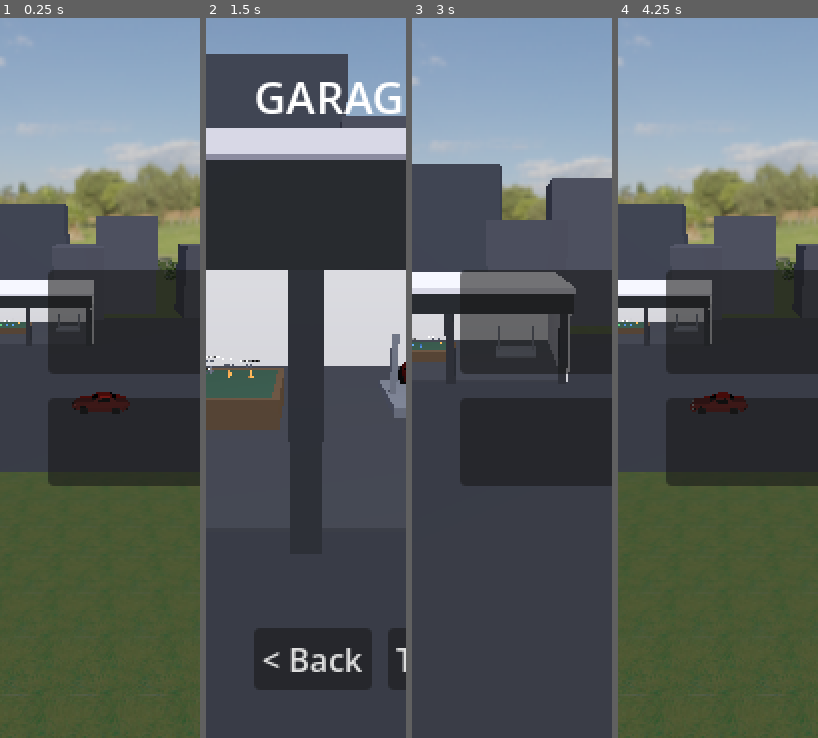
Above: before the commit, frames 1-4 (left to right).
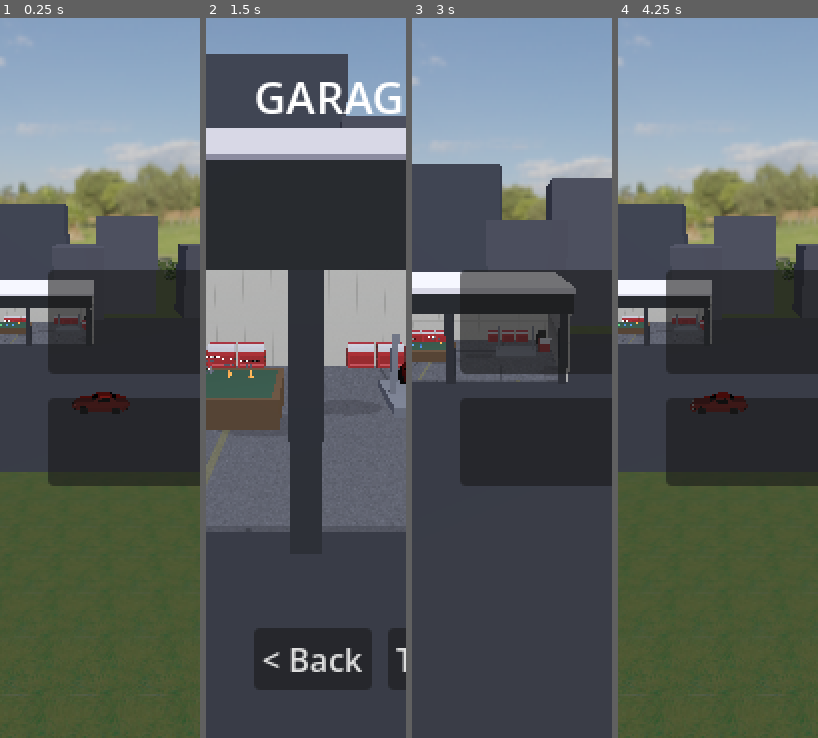
Above: after the commit, the same moments.

Repository: felixxwu/TAPPA
Game: Godot game, scene res://hq.tscn
Same seed, same stepped clock (60 frames per second), same inputs: the game is played once before the commit and once after it.
Inputs (mouse positions are in pixels of both pictures, inside the frame that each line leads up to):
- Up to frame 1 (0.25 s): no input
- Up to frame 2 (1.5 s): tap Enter (menu_select) at 0.5 s; move the mouse to (350, 342) at 0.52 s; hold Right (menu_right) 0.53-1.25 s; tap C (cycle_camera) at 0.6 s; click (350, 342) at 0.67 s; drag from (266, 414) to (296, 522) at 1.27 s
- Up to frame 3 (3 s): tap R (reset_car) at 2 s; move the mouse to (532, 219) at 2.02 s; hold Right (menu_right) 2.03-2.75 s; tap T (toggle_gearbox) at 2.1 s; click "< Back" at 2.75 s
- Up to frame 4 (4.25 s): drag from (708, 522) to (658, 270) at 3.52 s

The runs differ from the first frame. In frame 1, 0.9% of the frame differs, in the area x 0-47%, y 38-46%; in frame 2, 23%, in the area x 0-100%, y 35-72%; in frame 3, 2.0%; in frame 4, 0.9%.

Commit message:
Furnish garage interior with textures + props
Make the garage read as lived-in: add procedural interior textures and
furnishings while keeping the bay centres clear for the HQ's map table and
tuning lift.

- tools/gen_garage_textures.py: pure-PIL generator for textures/garage_*.png
  (concrete floor with joints/stains/bay-line, panelled scuffed walls, red
  tool-chest front, pegboard, worn workbench wood).
- scripts/garage.gd: _tex_mat/_tex_block helpers (fall back to a tint if an
  import is missing); textured floor + walls; _build_interior_props adds a run
  of tool chests + pegboard along each bay's back wall, a workbench down the
  left wall, and a rolling chest + tyre stack down the right.
- tests/headless/test_garage.gd: assert textured surfaces, tool chests and the
  tyre stack (still no branding); 9/9 pass.
- features/garage.md: document the textures + furnishings.
- docs/garage/*.png: re-rendered standalone + in-context HQ views.

Co-Authored-By: Claude Opus 4.8 <noreply@anthropic.com>
Claude-Session: https://claude.ai/code/session_011T4oyPkxJiwTGgJmH74Zf2

Diff:
--- a/rally/scripts/garage.gd
+++ b/rally/scripts/garage.gd
@@ -40,6 +40,14 @@
 const C_TARMAC := Color(0.30, 0.31, 0.34)
 const C_GRAVEL := Color(0.46, 0.41, 0.34)
 
+# Procedural interior textures (generated by tools/gen_garage_textures.py). If an
+# import is missing, _tex_mat just falls back to the tint colour.
+const TEX_FLOOR := "res://textures/garage_floor.png"
+const TEX_WALL := "res://textures/garage_wall.png"
+const TEX_CABINET := "res://textures/garage_cabinet.png"
+const TEX_PEGBOARD := "res://textures/garage_pegboard.png"
+const TEX_BENCH := "res://textures/garage_bench.png"
+
 # Build the environment + interior lights by default. A host scene that already
 # provides its own lighting can set this false before adding the garage.
 @export var build_environment := true
@@ -63,6 +71,7 @@
 		_build_ground()
 	_build_structure()
 	_build_ceiling_rig()
+	_build_interior_props()
 
 
 # --- Helpers -----------------------------------------------------------------
@@ -95,6 +104,31 @@
 	return mi
 
 
+# A textured material. `uv` tiles the texture; `tint` modulates it (and is the
+# fallback colour if the texture import is missing).
+func _tex_mat(path: String, uv := Vector3.ONE, tint := Color.WHITE, rough := 0.9) -> StandardMaterial3D:
+	var m := StandardMaterial3D.new()
+	var tex := load(path) as Texture2D
+	if tex != null:
+		m.albedo_texture = tex
+	m.albedo_color = tint
+	m.uv1_scale = uv
+	m.roughness = rough
+	return m
+
+
+# A box mesh of `size` at `pos` carrying material `mat` (used for textured props).
+func _tex_block(pos: Vector3, size: Vector3, mat: Material, parent: Node3D = null) -> MeshInstance3D:
+	var mi := MeshInstance3D.new()
+	var bm := BoxMesh.new()
+	bm.size = size
+	mi.mesh = bm
+	mi.material_override = mat
+	mi.position = pos
+	(parent if parent != null else self).add_child(mi)
+	return mi
+
+
 # Total structure width across all bays + the pillars between/around them.
 func _total_width() -> float:
 	return num_bays * bay_width + (num_bays + 1) * pillar_w
@@ -162,13 +196,19 @@
 	var back_z := -bay_depth
 	var t := 0.4
 
-	# Concrete slab under the whole footprint.
-	_block(Vector3(0.0, 0.04, -bay_depth * 0.5), Vector3(w, 0.08, bay_depth), C_FLOOR)
-
-	# Back wall + side walls in off-white fabric.
-	_block(Vector3(0.0, wall_h * 0.5, back_z), Vector3(w, wall_h, t), C_WALL)
-	_block(Vector3(-w * 0.5, wall_h * 0.5, -bay_depth * 0.5), Vector3(t, wall_h, bay_depth), C_WALL)
-	_block(Vector3(w * 0.5, wall_h * 0.5, -bay_depth * 0.5), Vector3(t, wall_h, bay_depth), C_WALL)
+	# Textured concrete slab under the whole footprint (~4 m tiles).
+	var floor_mat := _tex_mat(TEX_FLOOR, Vector3(w / 4.0, bay_depth / 4.0, 1.0), Color(0.7, 0.71, 0.74))
+	_tex_block(Vector3(0.0, 0.04, -bay_depth * 0.5), Vector3(w, 0.08, bay_depth), floor_mat)
+
+	# Back + side walls: textured panels, tiled across the width but once up the
+	# height (so the scuffed bottom edge stays at the bottom).
+	var back_mat := _tex_mat(TEX_WALL, Vector3(w / 3.0, 1.0, 1.0), C_WALL)
+	_tex_block(Vector3(0.0, wall_h * 0.5, back_z), Vector3(w, wall_h, t), back_mat)
+	var side_uv := Vector3(bay_depth / 3.0, 1.0, 1.0)
+	_tex_block(Vector3(-w * 0.5, wall_h * 0.5, -bay_depth * 0.5), Vector3(t, wall_h, bay_depth),
+		_tex_mat(TEX_WALL, side_uv, C_WALL))
+	_tex_block(Vector3(w * 0.5, wall_h * 0.5, -bay_depth * 0.5), Vector3(t, wall_h, bay_depth),
+		_tex_mat(TEX_WALL, side_uv, C_WALL))
 
 	# Front pillars (the dark dividers between/around the bays).
 	for i in range(num_bays + 1):
@@ -202,3 +242,65 @@
 		lamp.omni_range = 12.0
 		lamp.light_color = Color(0.96, 0.97, 1.0)
 		add_child(lamp)
+
+
+# --- Interior props: cabinets, pegboards, workbench, tyres -------------------
+
+# Make the bays look lived-in WITHOUT blocking the centre: everything hugs the
+# back wall and the back half of the side walls, so a host scene (the HQ) can
+# still stage the map table / tuning lift in the middle of each bay.
+func _build_interior_props() -> void:
+	var w := _total_width()
+	var back := -bay_depth
+	# A run of tool chests along the back wall of every bay, with a pegboard above.
+	for i in range(num_bays):
+		var cx := _bay_center_x(i)
+		for k in [-1.0, 0.0, 1.0]:
+			_cabinet(Vector3(cx + k * 1.18, 0.55, back + 0.5))
+		_pegboard(Vector3(cx, 2.35, back + 0.16), minf(bay_width - 0.6, 3.4), 1.5)
+	# A workbench down the back of the LEFT wall, a rolling chest + tyre stack down
+	# the back of the RIGHT wall — the back half only, clear of the central staging.
+	var bench_z := back * 0.72
+	_workbench(Vector3(-w * 0.5 + 0.75, 0.0, bench_z), 3.2)
+	_cabinet(Vector3(w * 0.5 - 0.75, 0.55, bench_z + 0.6), Vector3(0.9, 1.1, 0.6))
+	_tyre_stack(Vector3(w * 0.5 - 0.85, 0.0, back + 1.0), 4)
+
+
+# A textured tool chest (drawer front faces +Z, toward the bay opening).
+func _cabinet(center: Vector3, size := Vector3(1.05, 1.0, 0.55)) -> void:
+	var mat := _tex_mat(TEX_CABINET, Vector3.ONE, Color.WHITE, 0.6)
+	_tex_block(center, size, mat)
+	# A thin dark plinth so it reads as standing on the floor.
+	_block(Vector3(center.x, 0.05, center.z), Vector3(size.x, 0.1, size.z), Color(0.1, 0.1, 0.12))
+
+
+# A perforated pegboard panel on the back wall.
+func _pegboard(center: Vector3, w: float, h: float) -> void:
+	var mat := _tex_mat(TEX_PEGBOARD, Vector3(w / 1.6, h / 1.6, 1.0), Color(0.95, 0.93, 0.9))
+	_tex_block(center, Vector3(w, h, 0.06), mat)
+
+
+# A workbench (textured top on dark legs) running along z for `length` metres.
+func _workbench(base: Vector3, length: float) -> void:
+	var top_y := 0.95
+	var depth := 0.8
+	_tex_block(Vector3(base.x, top_y, base.z), Vector3(depth, 0.1, length),
+		_tex_mat(TEX_BENCH, Vector3(depth / 1.5, length / 1.5, 1.0), Color.WHITE, 0.8))
+	var leg := Color(0.18, 0.19, 0.22)
+	for lz in [base.z - length * 0.5 + 0.2, base.z + length * 0.5 - 0.2]:
+		for lx in [base.x - depth * 0.5 + 0.1, base.x + depth * 0.5 - 0.1]:
+			_block(Vector3(lx, top_y * 0.5, lz), Vector3(0.08, top_y, 0.08), leg)
+
+
+# A stack of `count` tyres (black cylinders) in a corner.
+func _tyre_stack(base: Vector3, count: int) -> void:
+	for k in range(count):
+		var tyre := MeshInstance3D.new()
+		var cyl := CylinderMesh.new()
+		cyl.top_radius = 0.36
+		cyl.bottom_radius = 0.36
+		cyl.height = 0.26
+		tyre.mesh = cyl
+		tyre.material_override = _mat(Color(0.07, 0.07, 0.08), false, 0.95)
+		tyre.position = base + Vector3(0.0, 0.16 + k * 0.27, 0.0)
+		add_child(tyre)
--- a/rally/tests/headless/test_garage.gd
+++ b/rally/tests/headless/test_garage.gd
@@ -3,9 +3,11 @@
 # Structural smoke test for the procedural rally-team garage (scripts/garage.gd,
 # garage.tscn). The garage builds entirely from primitives in _ready with no
 # autoload dependency and no terrain generation, so it's cheap to instance here.
-# It's a deliberately bare two-bay shell, so the checks assert the structure +
-# lighting are present, the interior is EMPTY, and there's no leftover branding.
-# Building it must raise no script errors (the runner fails on any "SCRIPT ERROR").
+# It's a two-bay shell furnished to look lived-in (textured floor/walls, tool
+# chests, a workbench, a pegboard, a tyre stack) while keeping the bay centres
+# clear for the HQ's map table / tuning lift. The checks assert the structure +
+# lighting + furnishings are present and that there's no team branding. Building
+# it must raise no script errors (the runner fails on any "SCRIPT ERROR").
 
 var _garage: Node3D
 
@@ -20,6 +22,10 @@
 	_garage.free()
 
 
+func _meshes() -> Array:
+	return _garage.find_children("*", "MeshInstance3D", true, false)
+
+
 func test_garage_instantiates() -> void:
 	assert_not_null(_garage, "garage scene instantiates")
 
@@ -28,23 +34,47 @@
 	assert_eq(_garage.num_bays, 2, "garage has two bays")
 
 
-func test_structure_geometry_present() -> void:
-	# Slab, back + 2 side walls, 3 pillars, fascia, roof, 2 ground planes and the
-	# 2 ceiling strips — a modest, simplified mesh count. Assert it's in a sane
-	# band: enough to be the shell, few enough to confirm the interior is bare.
-	var meshes := _garage.find_children("*", "MeshInstance3D", true, false)
-	assert_between(meshes.size(), 10, 22, "garage built the simplified shell (no clutter)")
+func test_structure_and_props_geometry_present() -> void:
+	# Shell (slab, walls, pillars, fascia, roof) + ground + ceiling strips + the
+	# interior furnishings (cabinets, pegboards, workbench, tyres). A sane upper
+	# bound guards against runaway clutter.
+	assert_between(_meshes().size(), 28, 70, "garage built the furnished shell")
 
 
-func test_interior_is_empty() -> void:
-	# An empty shell carries no signage, no car/lift and no crew, so there are no
-	# Label3D nodes and no cylinder/sphere/torus props anywhere in the model.
+func test_textured_surfaces_present() -> void:
+	# Floor, walls, cabinets, pegboards and the bench carry image textures — the
+	# "lived-in" look. Several meshes should have an albedo_texture assigned.
+	var textured := 0
+	for mi in _meshes():
+		var mat := (mi as MeshInstance3D).material_override as StandardMaterial3D
+		if mat != null and mat.albedo_texture != null:
+			textured += 1
+	assert_gt(textured, 8, "many surfaces are textured (floor, walls, cabinets, …)")
+
+
+func test_tool_cabinets_present() -> void:
+	# At least one mesh uses the tool-chest texture.
+	var cabinets := 0
+	for mi in _meshes():
+		var mat := (mi as MeshInstance3D).material_override as StandardMaterial3D
+		if mat != null and mat.albedo_texture != null \
+				and mat.albedo_texture.resource_path == _garage.TEX_CABINET:
+			cabinets += 1
+	assert_gt(cabinets, 3, "tool chests line the bays")
+
+
+func test_tyre_stack_present() -> void:
+	var cylinders := 0
+	for mi in _meshes():
+		if (mi as MeshInstance3D).mesh is CylinderMesh:
+			cylinders += 1
+	assert_gte(cylinders, 4, "a tyre stack (cylinders) furnishes a corner")
+
+
+func test_no_team_branding() -> void:
+	# The model carries no signage / branding text.
 	assert_eq(_garage.find_children("*", "Label3D", true, false).size(), 0,
-		"no text/signage in the empty garage")
-	for mi in _garage.find_children("*", "MeshInstance3D", true, false):
-		var mesh := (mi as MeshInstance3D).mesh
-		assert_true(mesh is BoxMesh or mesh is PlaneMesh,
-			"only structural box/plane meshes remain (no prop primitives)")
+		"no branding text in the garage")
 
 
 func test_environment_and_lighting_present() -> void:
Binary file changed: rally/docs/garage/01_front_three_quarter.png
Binary file changed: rally/docs/garage/02_front_on.png
Binary file changed: rally/docs/garage/03_bay_interior.png
Binary file changed: rally/docs/garage/04_side.png
Binary file changed: rally/docs/garage/05_high_overview.png
Binary file changed: rally/docs/garage/hq_garage_view.png
Binary file added: rally/textures/garage_bench.png
Not shown, added: rally/textures/garage_bench.png.import
Binary file added: rally/textures/garage_cabinet.png
Not shown, added: rally/textures/garage_cabinet.png.import
Binary file added: rally/textures/garage_floor.png
Not shown, added: rally/textures/garage_floor.png.import
(and 6 more such lines)
